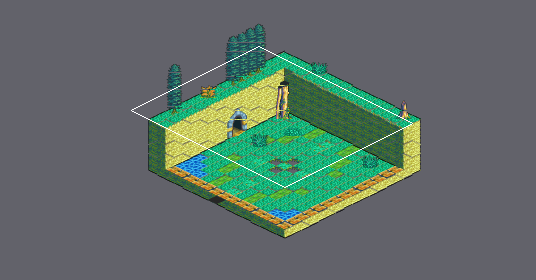
Level history. Tiled map: Final_Fantasy_Mystery_World/Game/assets/maps/Tutorial_Attack2.tmx. The first picture is a wide view before the edit; the outline marks the close-up.
Close-up. The starting point:
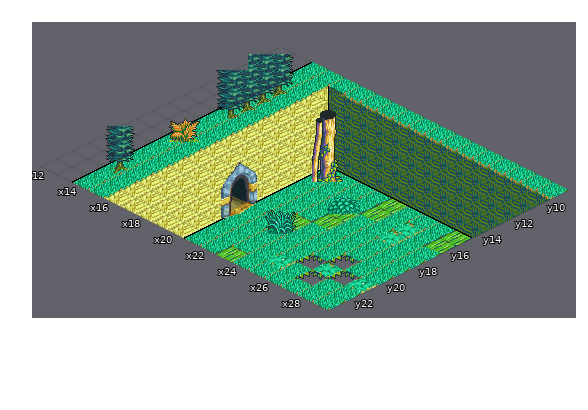
Cells are 32x16 px. Isometric: x runs down to the right, y down to the left. Shown: x 12..29, y 9..23. The commit also changed other parts of the map, which this record leaves out.
Now the later version:
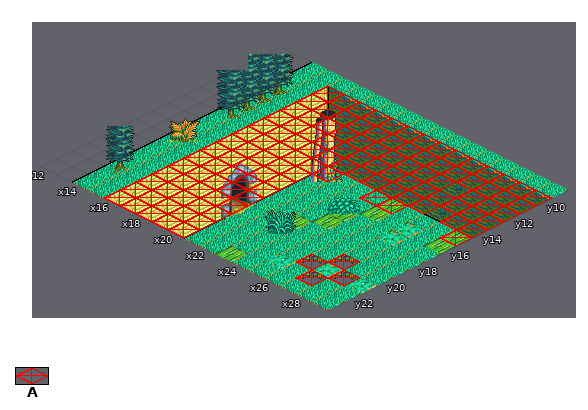
Key: from "tutorial_tileset": A 4.
_ is an empty cell, . an unchanged one.
Tiles of an added or newly shown layer are drawn over the layers below it.
What changed:
--- layer "Collider" (now shown)
@@ x 16..29 @@
-10 ______________
-11 ______________
-12 __________.___
-13 ______________
-14 ___________.__
-15 ______..__..._
-16 _____.........
-17 _____.........
-18 _____.........
-19 _____.........
-20 _____......_..
-21 _____....._._.
-22 _____......_..
-23 _____.........
+10 AAAAAAAAAAAAAA
+11 AAAAAAAAAAAAAA
+12 AAAAAAAAAA.AAA
+13 AAAAAAAAAAAAAA
+14 AAAAAAAAAAA.AA
+15 AAAAAA..AA...A
+16 AAAAA.........
+17 AAAAA.........
+18 AAAAA.........
+19 AAAAA.........
+20 AAAAA......A..
+21 AAAAA.....A.A.
+22 AAAAA......A..
+23 AAAAA.........
Pixel boxes of the changes (left, top, right, bottom) in both close-ups:
added: (104, 86, 552, 246)
added: (296, 254, 360, 286)
